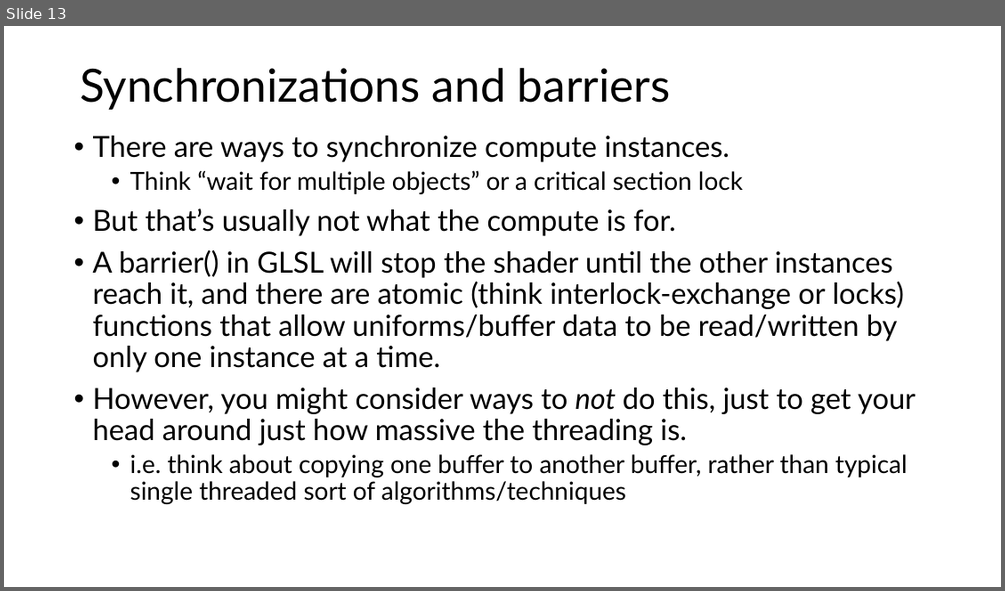
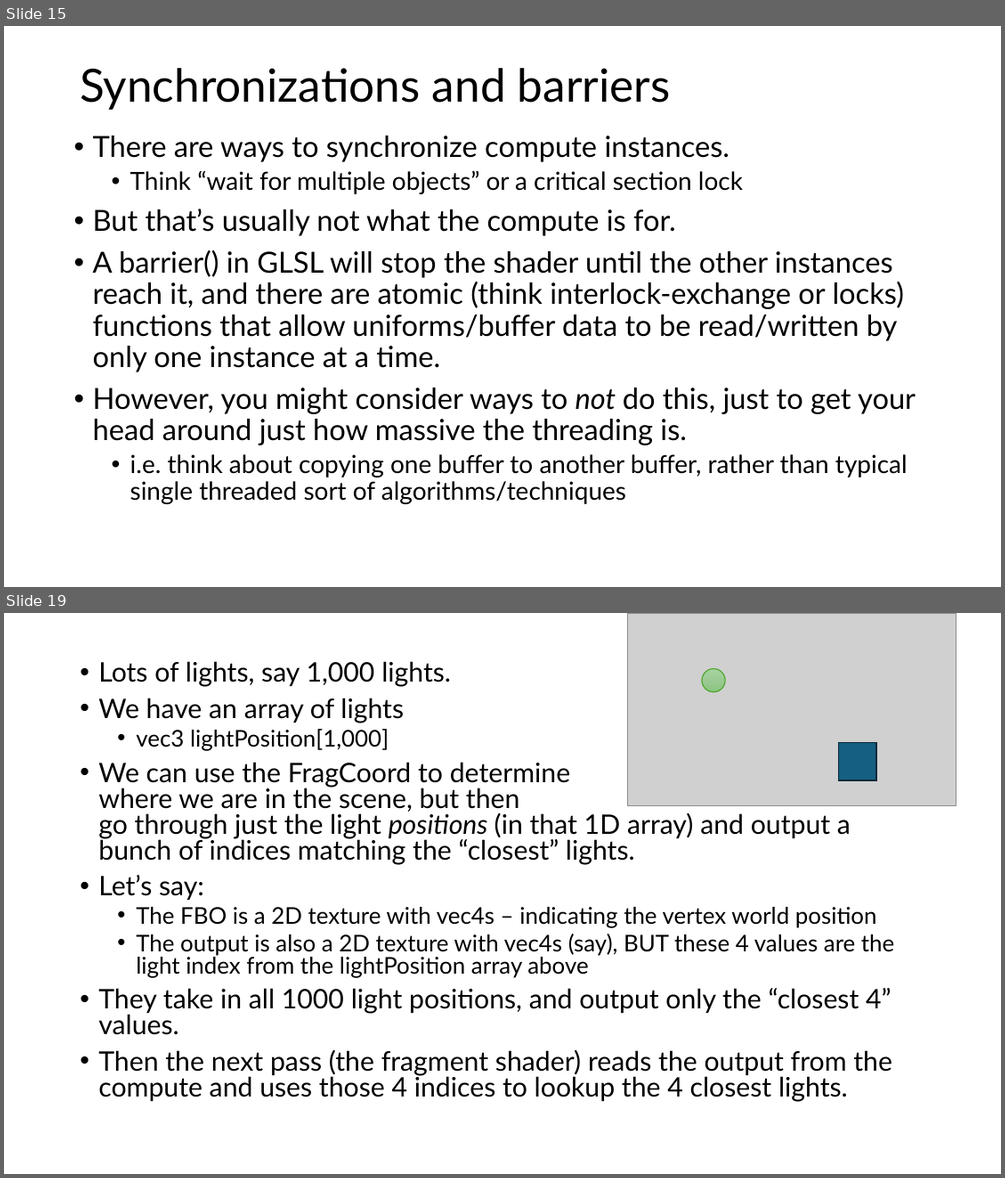
Before and after one commit to FeeneyCodes/GDP202324, a slide deck: 6023_Gems/D2D/W10_Compute (GPGPU)/GPGPU (OpenGL Compute) part 1.pptx. Shown one above the other, each under a label of ours: slide 13 before the commit, slides 15 and 19 after it; the slides between them are not shown. The pictures are 1005x591 and 1005x1178 pixels, drawn with LibreOffice and Linux fonts; fonts in the diff are those of the drawing; grey boxes stand for pictures. Boxes give left, top, right and bottom in pixels: in the first picture for what was removed or moved away, otherwise in the second. Text is boxed around its words. In the diff, an @@ line names an element or a change of style, - is before the commit and + after.

```diff
--- a/6023_Gems/D2D/W10_Compute (GPGPU)/GPGPU (OpenGL Compute) part 1.pptx
+++ b/6023_Gems/D2D/W10_Compute (GPGPU)/GPGPU (OpenGL Compute) part 1.pptx
@@ slide 19 added at (4, 613, 1001, 1174), background #FFFFFF @@
@@ picture added at (628, 613, 956, 805) @@
@@ text added at (98, 661, 894, 1102), 25.9 pt, text #000000 @@
+• Lots of lights, say 1,000 lights.
+• We have an array of lights
+  • vec3 lightPosition[1,000]
+• We can use the FragCoord to determine
+  where we are in the scene, but then
+  go through just the light positions (in that 1D array) and output a bunch of indices matching the “closest” lights.
+• Let’s say:
+  • The FBO is a 2D texture with vec4s – indicating the vertex world position
+  • The output is also a 2D texture with vec4s (say), BUT these 4 values are the light index from the lightPosition array above
+• They take in all 1000 light positions, and output only the “closest 4” values.
+• Then the next pass (the fragment shader) reads the output from the compute and uses those 4 indices to lookup the 4 closest lights.
@@ ellipse added at (702, 668, 725, 691), fill gradient #A8D5A0 to #9CCA94 to #8AC680, outline #4EA72E 1 pt @@
@@ rectangle added at (839, 742, 877, 780), fill #156082, outline #092A39 1.5 pt @@
@@ what was slide 13 is now slide 15 @@
```
Also in this commit, not shown: 4 slides changed, 6 other slides added, 14 other files.
